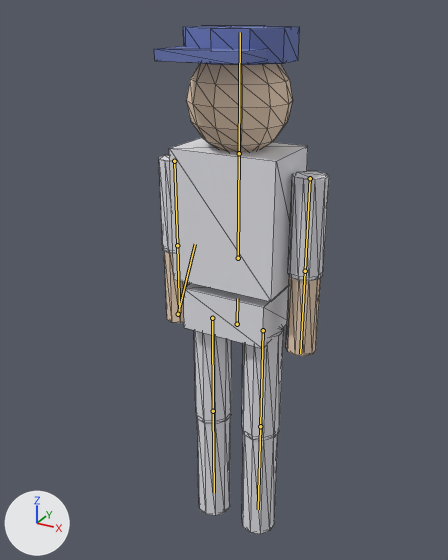
An edit to the glTF model src/game/models/player.glb, drawn before and after from the same camera.
The view is the same before and after, from a camera (50 mm lens) standing at (0.89, -1.717, 1.917) and looking at (-0.034, -0.036, 1.076). Arrows for +X, +Y and +Z are at lower left; the lights stay in place. The first picture is the older version. The bones that bend it are drawn over the model as lines. Mesh edges are drawn as thin lines.

Names of what the first picture shows: 'PlayerBody'.
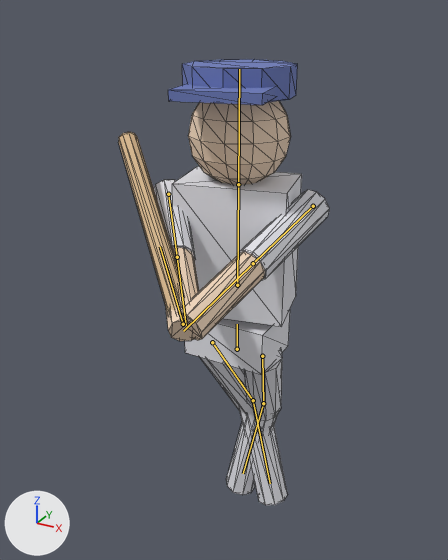
The newer file adds an action. The first version stands in its rest pose; the second is drawn at frame 23 of the action 'StanceOpen'.

Changed parts and their boxes (x1, y1, x2, y2) in the pictures (448 x 560 px):
'PlayerBody', posed (21% wider, 12% shorter): before (154, 26, 329, 534); after (118, 59, 330, 505)
bone 'Hips', root to tip: before (237, 324) to (237, 298); after (237, 349) to (237, 324)
bone 'Spine', root to tip: before (238, 258) to (239, 153); after (237, 285) to (238, 184)
bone 'UpperArm.L', root to tip: before (310, 178) to (305, 271); after (313, 206) to (253, 263)
bone 'UpperArm.R', root to tip: before (174, 161) to (177, 245); after (168, 194) to (177, 257)
bone 'Bat', root to tip: before (178, 314) to (195, 244); after (183, 324) to (160, 246)
bone 'UpperLeg.L', root to tip: before (263, 330) to (260, 426); after (262, 356) to (263, 403)
bone 'LowerLeg.L', root to tip: before (260, 426) to (258, 509); after (263, 403) to (243, 473)
bone 'UpperLeg.R', root to tip: before (212, 318) to (213, 411); after (212, 342) to (253, 400)
bone 'LowerLeg.R', root to tip: before (213, 411) to (214, 492); after (253, 400) to (270, 483)

The change in detail:
Bone 'Hips' (bone_hips) moves from (0.0, 0.0, 0.0) to (0.0, -0.1, 0.0).
Bone 'Spine' (bone_spine) turns from (0, 0, 0) to (0, 12, 0) degrees about its own x, y and z.
Bone 'UpperArm.L' (bone_upperarm_l) turns from (0, 0, 0) to (-56, 0, 49) degrees about its own x, y and z.
Bone 'UpperArm.R' (bone_upperarm_r) turns from (0, 0, 0) to (-56, 0, -46) degrees about its own x, y and z.
Bone 'Bat' (bone_bat) turns from (0, 0, 0) to (34, 0, 0) degrees about its own x, y and z.
Bone 'UpperLeg.L' (bone_upperleg_l) turns from (0, 0, 0) to (29, 0, 13) degrees about its own x, y and z.
Bone 'LowerLeg.L' (bone_lowerleg_l) turns from (0, 0, 0) to (-29, 0, 0) degrees about its own x, y and z.
Bone 'UpperLeg.R' (bone_upperleg_r) turns from (0, 0, 0) to (29, 0, -13) degrees about its own x, y and z.
Bone 'LowerLeg.R' (bone_lowerleg_r) turns from (0, 0, 0) to (-29, 0, 0) degrees about its own x, y and z.
